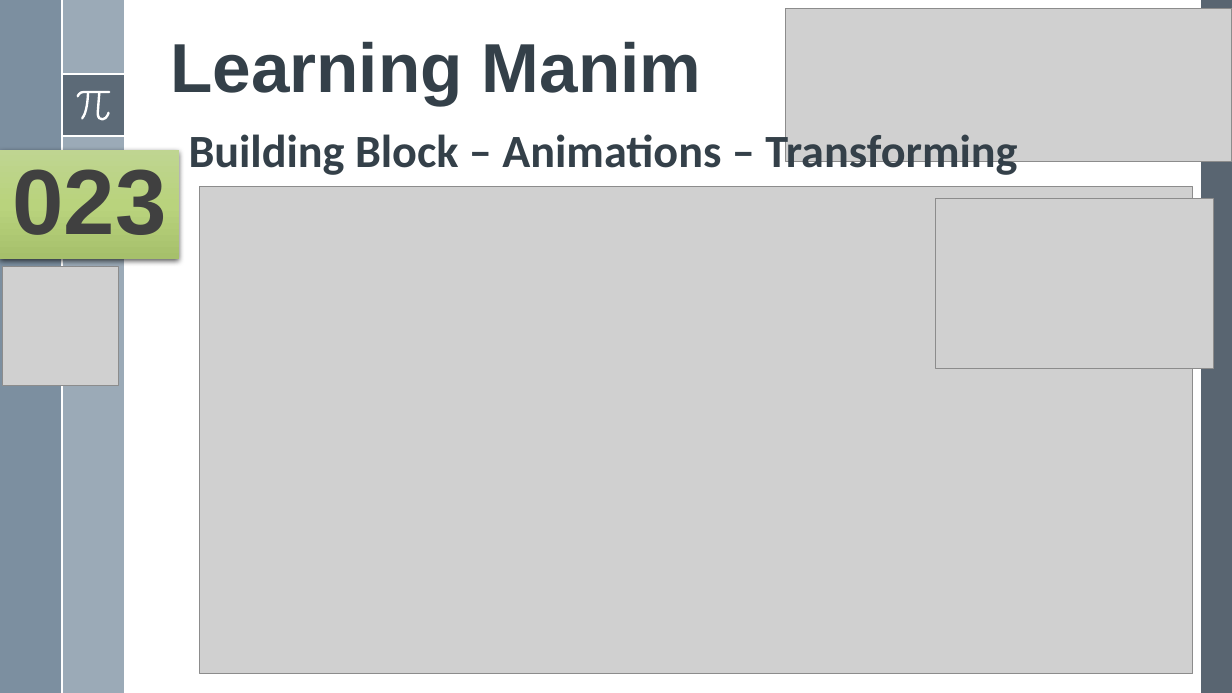
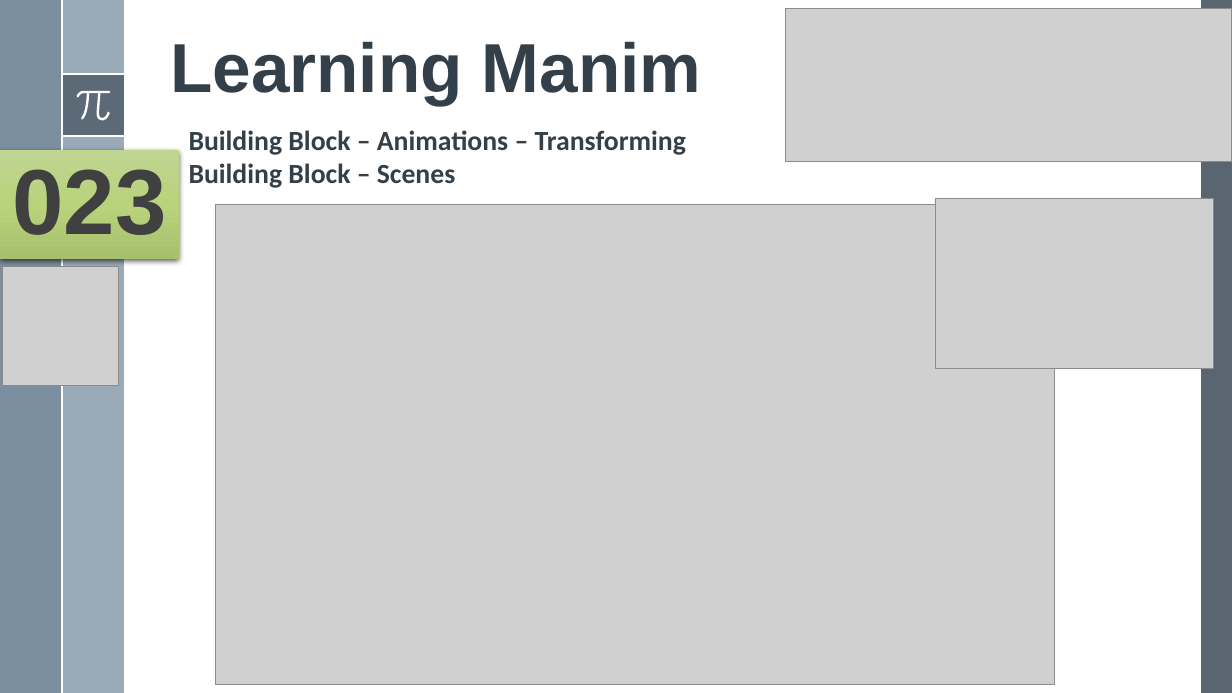
Before and after one commit to yasenstar/python, a slide deck: slide 23 of Manim/Learn Manim Library by Practice.pptx. Drawn at 1232x693 pixels with LibreOffice and Linux fonts; fonts in the diff are those of the drawing; grey boxes stand for pictures. Boxes give left, top, right and bottom in pixels: in the first picture for what was removed or moved away, otherwise in the second. Text is boxed around its words. In the diff, an @@ line names an element or a change of style, - is before the commit and + after.

```diff
--- a/Manim/Learn Manim Library by Practice.pptx
+++ b/Manim/Learn Manim Library by Practice.pptx
@@ text at (189, 130, 686, 155): size 36 to 21.6 pt in "Building Block – Animations – Transforming"; line spacing 0.7 to 1 @@
@@ text at (189, 163, 455, 188): paragraph added @@
+Building Block – Scenes
@@ picture: place and size @@
-picture at (200, 187, 1192, 675)
+picture at (215, 204, 1054, 684)
```
Also in this commit, not shown: 1 other slide changed, 11 other files.
